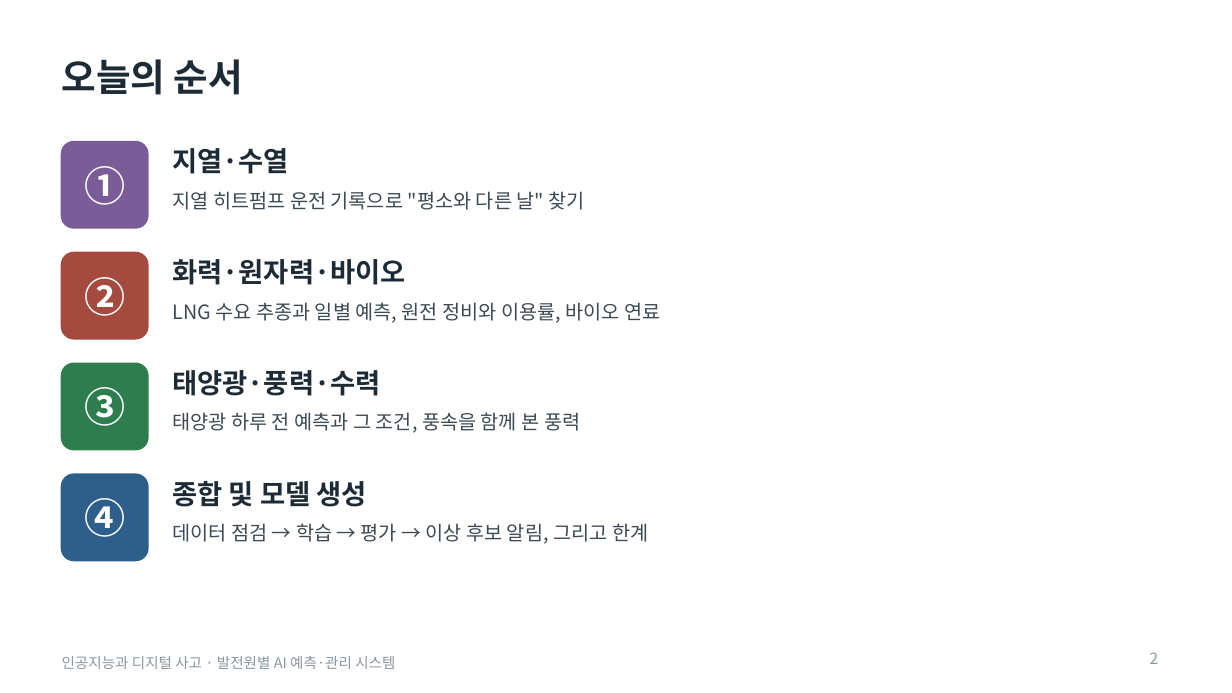
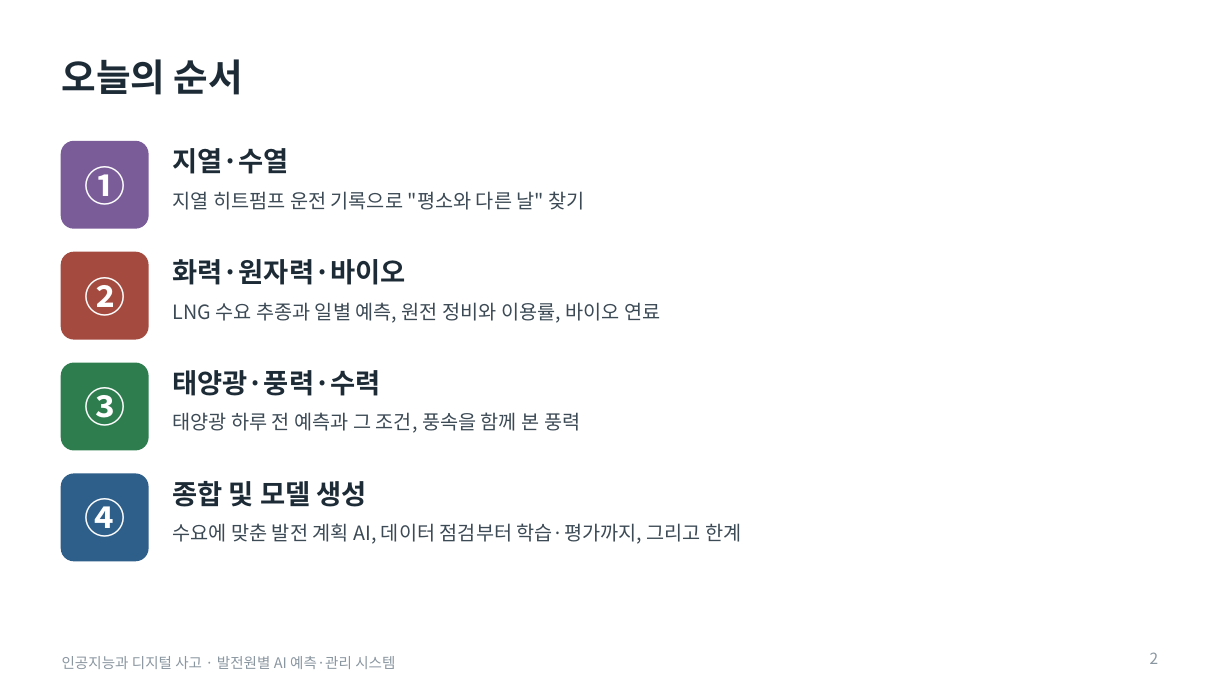
Before and after one commit to junseok7-cpu/hello, a slide deck: slide 2 of energy/report/발표자료_최종.pptx. Drawn at 1232x693 pixels with LibreOffice and Linux fonts; fonts in the diff are those of the drawing. Boxes give left, top, right and bottom in pixels: in the first picture for what was removed or moved away, otherwise in the second. Text is boxed around its words. In the diff, an @@ line names an element or a change of style, - is before the commit and + after.

```diff
--- a/energy/report/발표자료_최종.pptx
+++ b/energy/report/발표자료_최종.pptx
@@ text at [172,523,741,544]: text changed @@
-데이터 점검 → 학습 → 평가 → 이상 후보 알림, 그리고 한계
+수요에 맞춘 발전 계획 AI, 데이터 점검부터 학습·평가까지, 그리고 한계
```
Also in this commit, not shown: 11 other slides changed, 3 slides added, 9 other files.
